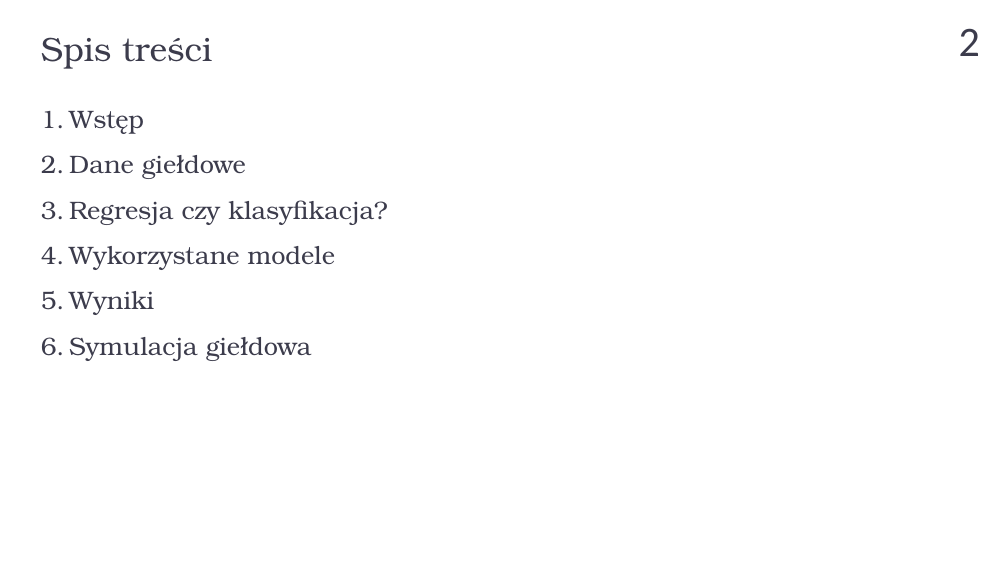
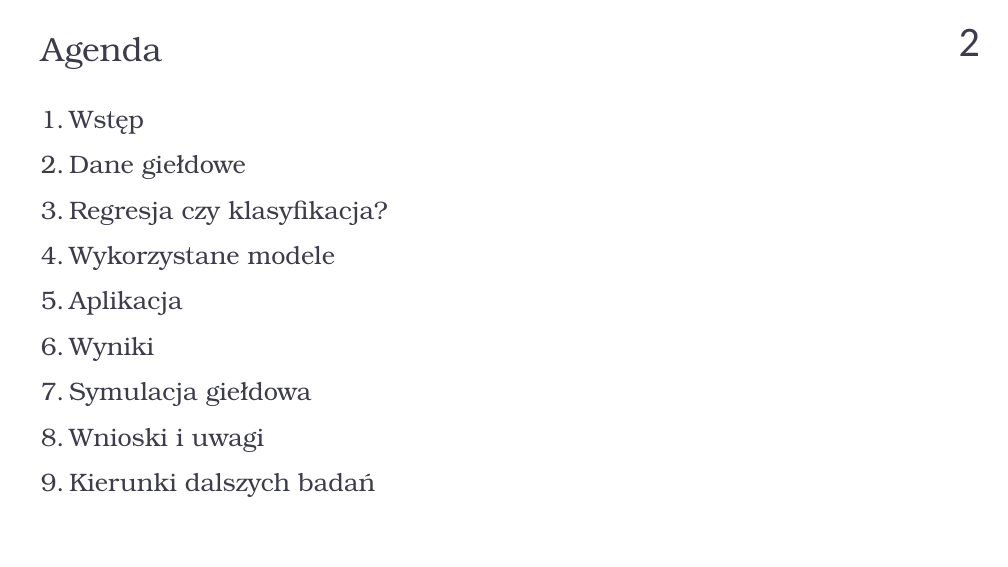
Before and after one commit to nikowis/ai-broker, a slide deck: slide 2 of docs/prezentacja-obrona.pptx. Drawn at 1008x567 pixels with LibreOffice and Linux fonts; fonts in the diff are those of the drawing; background and template pictures are left out. Boxes give left, top, right and bottom in pixels: in the first picture for what was removed or moved away, otherwise in the second. Text is boxed around its words. In the diff, an @@ line names an element or a change of style, - is before the commit and + after.

```diff
--- a/docs/prezentacja-obrona.pptx
+++ b/docs/prezentacja-obrona.pptx
@@ text at (x1=41, y1=37, x2=162, y2=69): text changed @@
-Spis treści
+Agenda
@@ text at (x1=69, y1=291, x2=183, y2=315): paragraph added @@
+5. Aplikacja
@@ text at (x1=69, y1=428, x2=375, y2=497): paragraphs added @@
+8. Wnioski i uwagi
+9. Kierunki dalszych badań
```
Also in this commit, not shown: 3 other slides changed, 3 slides added.
